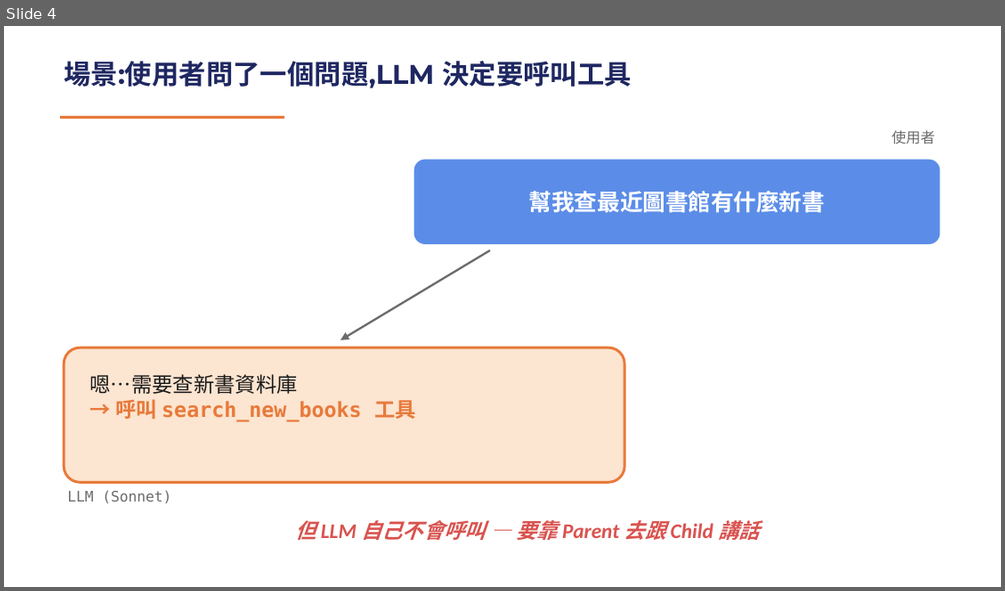
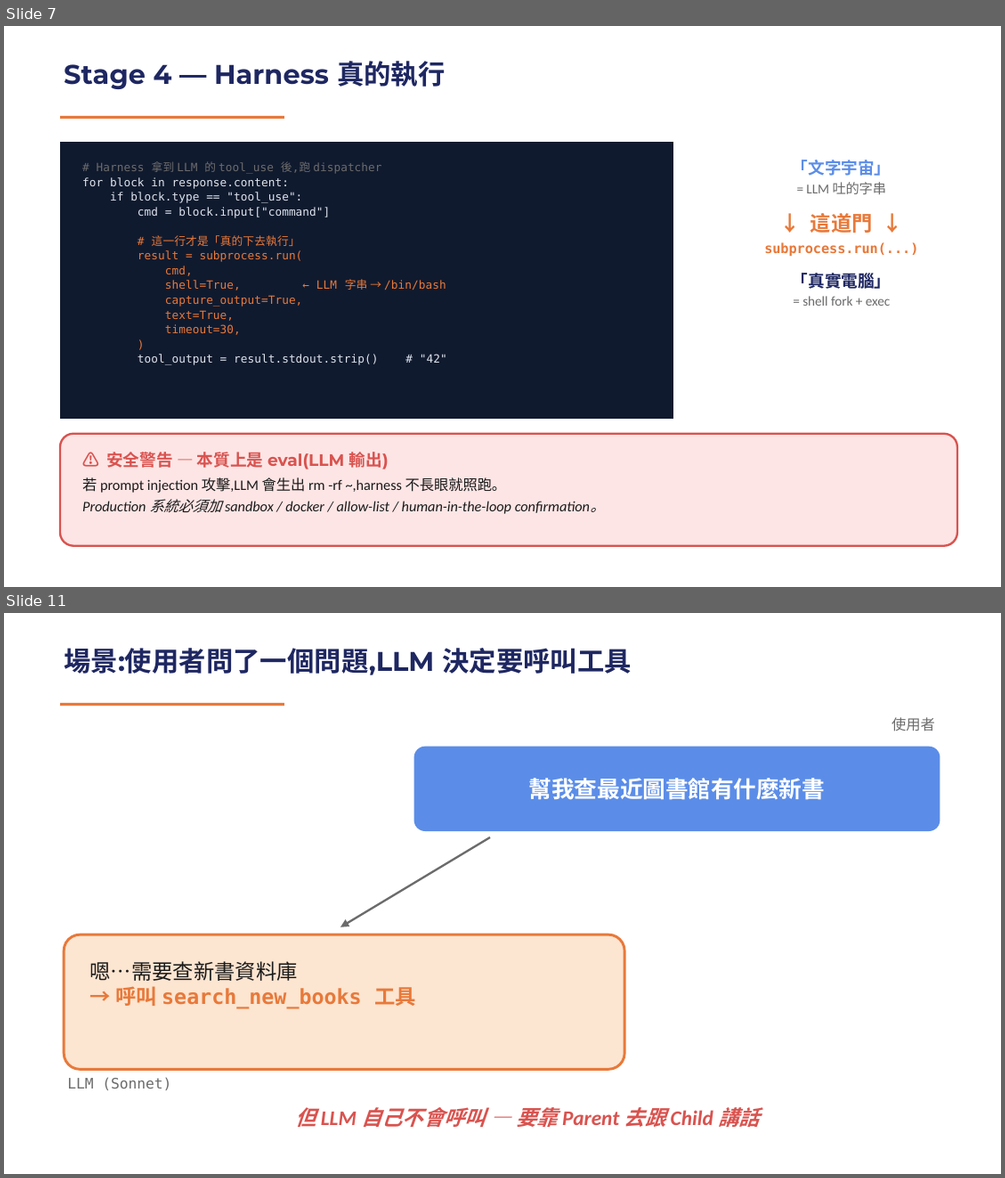
Before and after one commit to mjib007/nchu-mcp-workshop-2026, a slide deck: 02-how-mcp-works.pptx. Shown one above the other, each under a label of ours: slide 4 before the commit, slides 7 and 11 after it; the slides between them are not shown. The pictures are 1005x591 and 1005x1178 pixels, drawn with LibreOffice and Linux fonts; fonts in the diff are those of the drawing. Boxes give left, top, right and bottom in pixels: in the first picture for what was removed or moved away, otherwise in the second. Text is boxed around its words. In the diff, an @@ line names an element or a change of style, - is before the commit and + after.

```diff
--- a/02-how-mcp-works.pptx
+++ b/02-how-mcp-works.pptx
@@ slide 7 added at bbox=[4, 26, 1001, 587], background #FFFFFF @@
@@ text added at bbox=[64, 61, 445, 89], 19.5 pt, text #1E2761, bold @@
+Stage 4 — Harness 真的執行
@@ rectangle added at bbox=[60, 116, 284, 119], fill #E8793A @@
@@ rectangle added at bbox=[60, 142, 673, 418], fill #101A2E @@
@@ text added at bbox=[82, 161, 447, 365], 8.2 pt, text #DDE4EE @@
+# Harness 拿到 LLM 的 tool_use 後,跑 dispatcher
+for block in response.content:
+if block.type == "tool_use":
+cmd = block.input["command"]
+# 這一行才是「真的下去執行」
+result = subprocess.run(
+cmd,
+shell=True, ← LLM 字串 → /bin/bash
+capture_output=True,
+text=True,
+timeout=30,
+)
+tool_output = result.stdout.strip() # "42"
@@ text added at bbox=[764, 160, 918, 305], 9.8 pt, text #E8793A, bold @@
+「文字宇宙」
+= LLM 吐的字串
+↓ 這道門 ↓
+subprocess.run(...)
+「真實電腦」
+= shell fork + exec
@@ rounded rectangle added at bbox=[60, 434, 957, 546], fill #FDE5E5, outline #D9534F 1.5 pt @@
@@ text added at bbox=[82, 451, 605, 514], 10.5 pt, text #1A1A1A, italic @@
+⚠ 安全警告 — 本質上是 eval(LLM 輸出)
+若 prompt injection 攻擊,LLM 會生出 rm -rf ~,harness 不長眼就照跑。
+Production 系統必須加 sandbox / docker / allow-list / human-in-the-loop confirmation。
@@ what was slide 4 is now slide 11 @@
```
Also in this commit, not shown: 5 slides changed, 6 other slides added, 4 other files.
